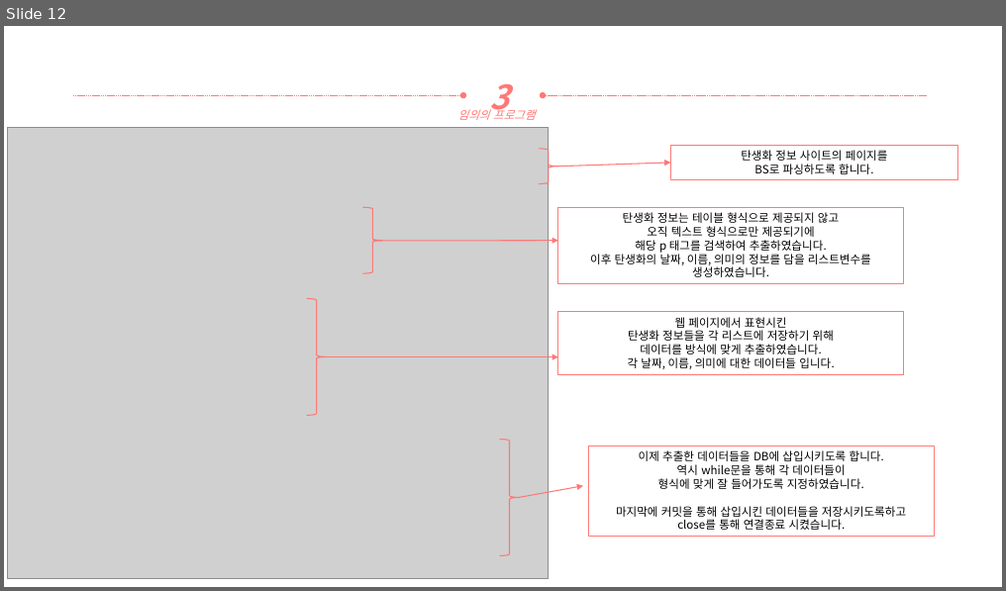
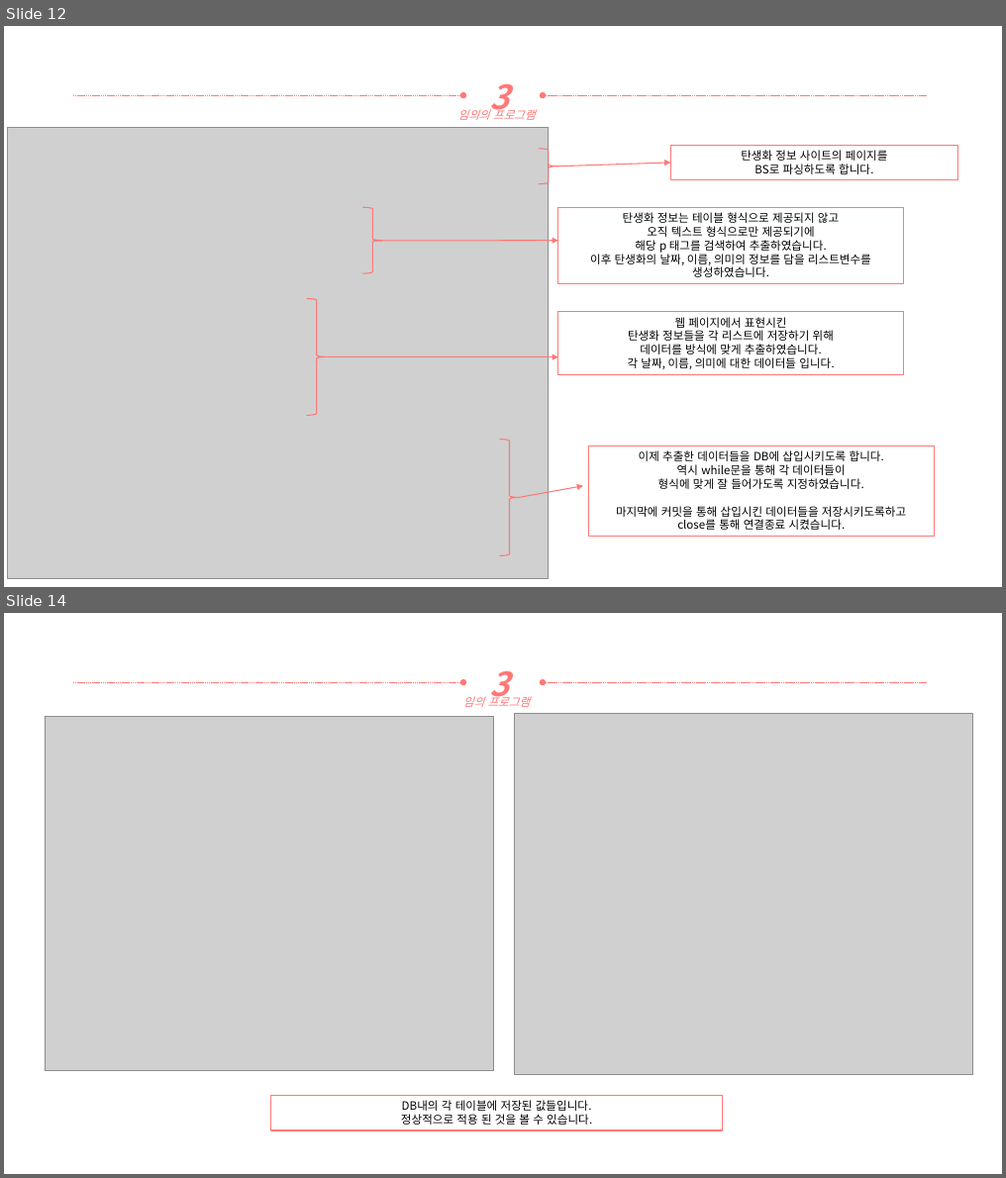
Before and after one commit to yooatom2200/Programing_Base_2, a slide deck: 5장/20164091-송희령-5주차 과제.pptx. Shown one above the other, each under a label of ours: slide 12 before the commit, slides 12 and 14 after it; the slides between them are not shown. The pictures are 1006x591 and 1006x1178 pixels, drawn with LibreOffice and Linux fonts; fonts in the diff are those of the drawing; grey boxes stand for pictures. Boxes give left, top, right and bottom in pixels: in the first picture for what was removed or moved away, otherwise in the second. Text is boxed around its words. In the diff, an @@ line names an element or a change of style, - is before the commit and + after.

Commit message:
임의 프로그램 완성

```diff
--- a/5장/20164091-송희령-5주차 과제.pptx
+++ b/5장/20164091-송희령-5주차 과제.pptx
@@ slide 14 added at (x1=4, y1=613, x2=1002, y2=1174), background #FFFFFF @@
@@ text added at (x1=490, y1=671, x2=510, y2=706), 32 pt, text #FF7876, bold, italic @@
+3
@@ arrow added from (73, 682) to (463, 682), #FF7876 0.5 pt dashed @@
@@ text added at (x1=463, y1=694, x2=531, y2=707), 11 pt, text #FF7876, italic @@
+임의 프로그램
@@ arrow added from (927, 682) to (543, 682), #FF7876 0.5 pt dashed @@
@@ picture added at (x1=45, y1=716, x2=494, y2=1071) @@
@@ picture added at (x1=514, y1=713, x2=972, y2=1075) @@
@@ rectangle added at (x1=271, y1=1096, x2=723, y2=1131), outline #FF7876 1 pt, 11 pt, text #000000 @@
+DB내의 각 테이블에 저장된 값들입니다.
+정상적으로 적용 된 것을 볼 수 있습니다.
```
Also in this commit, not shown: 1 slide changed, 2 other slides added, 4 other files.
